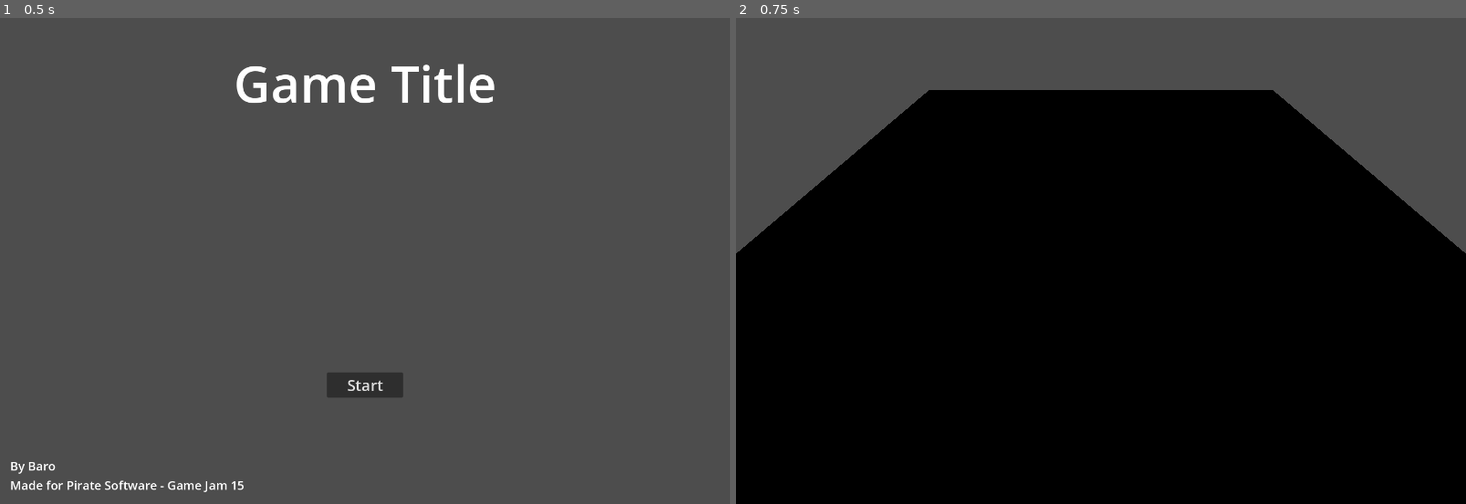
Above: before the commit, frames 1-2 (left to right).
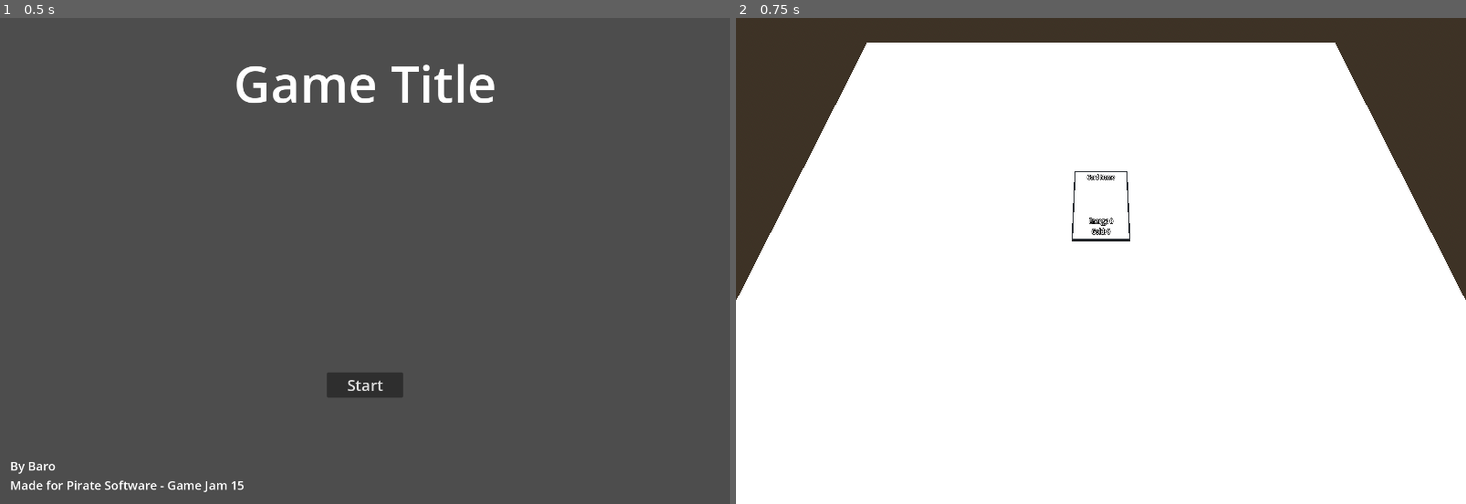
Above: after the commit, the same moments.

Repository: Barodas/game-jam-pirate-software-15
Game: Godot game, scene res://scenes/start_menu.tscn
Same seed, same stepped clock (60 frames per second), same inputs: the game is played once before the commit and once after it.
Inputs:
- Up to frame 1 (0.5 s): no input
- Up to frame 2 (0.75 s): click "Start" at 0.5 s

Frame 1 is identical in both runs. In frame 2, 100% of the frame differs, in the area x 0-100%, y 0-100%.

Commit message:
Added Card
- Added mouse detection and highlighting to cards

Diff:
--- a/project.godot
+++ b/project.godot
@@ -32,6 +32,16 @@
 "events": [Object(InputEventKey,"resource_local_to_scene":false,"resource_name":"","device":-1,"window_id":0,"alt_press …(182 unchanged characters)…
 ]
 }
+mouse_left={
+"deadzone": 0.5,
+"events": [Object(InputEventMouseButton,"resource_local_to_scene":false,"resource_name":"","device":-1,"window_id":0,"alt_pressed":false,"shift_pressed":false,"ctrl_pressed":false,"meta_pressed":false,"button_mask":1,"position":Vector2(264, 20),"global_position":Vector2(268, 61),"factor":1.0,"button_index":1,"canceled":false,"pressed":true,"double_click":false,"script":null)
+]
+}
+mouse_right={
+"deadzone": 0.5,
+"events": [Object(InputEventMouseButton,"resource_local_to_scene":false,"resource_name":"","device":-1,"window_id":0,"alt_pressed":false,"shift_pressed":false,"ctrl_pressed":false,"meta_pressed":false,"button_mask":2,"position":Vector2(246, 16),"global_position":Vector2(250, 57),"factor":1.0,"button_index":2,"canceled":false,"pressed":true,"double_click":false,"script":null)
+]
+}
 
 [rendering]
 
--- /dev/null
+++ b/scenes/card.tscn
@@ -0,0 +1,58 @@
+[gd_scene load_steps=7 format=3 uid="uid://cfcyp6ygd7myq"]
+
+[ext_resource type="Script" path="res://scripts/card.gd" id="1_5kcb4"]
+
+[sub_resource type="BoxMesh" id="BoxMesh_55re0"]
+
+[sub_resource type="BoxShape3D" id="BoxShape3D_khsdi"]
+size = Vector3(1.2, 1.1, 1.2)
+
+[sub_resource type="StandardMaterial3D" id="StandardMaterial3D_fn5ty"]
+albedo_color = Color(0, 0, 0, 1)
+
+[sub_resource type="BoxMesh" id="BoxMesh_clpln"]
+
+[sub_resource type="StandardMaterial3D" id="StandardMaterial3D_w8ky8"]
+albedo_color = Color(0, 0, 1, 1)
+
+[node name="Card" type="MeshInstance3D"]
+transform = Transform3D(1, 0, 0, 0, 0.1, 0, 0, 0, 1.5, 0, 0, 0)
+mesh = SubResource("BoxMesh_55re0")
+script = ExtResource("1_5kcb4")
+
+[node name="StaticBody3D" type="StaticBody3D" parent="."]
+
+[node name="CollisionShape3D" type="CollisionShape3D" parent="StaticBody3D"]
+transform = Transform3D(1, 0, 0, 0, 1, 0, 0, 0, 1, 0, 0.1, 0)
+shape = SubResource("BoxShape3D_khsdi")
+
+[node name="NameLabel" type="Label3D" parent="."]
+transform = Transform3D(1, 0, 0, 0, -4.37114e-08, 1, 0, -1, -4.37114e-08, 0, 0.51, -0.423)
+text = "Card Name"
+font_size = 20
+outline_size = 8
+
+[node name="EnergyLabel" type="Label3D" parent="."]
+transform = Transform3D(1, 0, 0, 0, -4.37114e-08, 1, 0, -1, -4.37114e-08, 0, 0.51, 0.252)
+text = "Energy: 0"
+font_size = 20
+outline_size = 8
+
+[node name="GoldLabel" type="Label3D" parent="."]
+transform = Transform3D(1, 0, 0, 0, -4.37114e-08, 1, 0, -1, -4.37114e-08, 0, 0.51, 0.399)
+text = "Gold: 0"
+font_size = 20
+outline_size = 8
+
+[node name="Edge" type="MeshInstance3D" parent="."]
+transform = Transform3D(1.05, 0, 0, 0, 0.9, 0, 0, 0, 1.05, 0, 0, 0)
+material_override = SubResource("StandardMaterial3D_fn5ty")
+mesh = SubResource("BoxMesh_clpln")
+
+[node name="Border" type="MeshInstance3D" parent="."]
+transform = Transform3D(1.15, 0, 0, 0, 0.8, 0, 0, 0, 1.15, 0, 0, 0)
+material_override = SubResource("StandardMaterial3D_w8ky8")
+mesh = SubResource("BoxMesh_clpln")
+
+[connection signal="mouse_entered" from="StaticBody3D" to="." method="_on_static_body_3d_mouse_entered"]
+[connection signal="mouse_exited" from="StaticBody3D" to="." method="_on_static_body_3d_mouse_exited"]
--- a/scenes/game.tscn
+++ b/scenes/game.tscn
@@ -1,13 +1,33 @@
-[gd_scene load_steps=4 format=3 uid="uid://bu506fv4xr7e5"]
+[gd_scene load_steps=8 format=3 uid="uid://bu506fv4xr7e5"]
 
 [ext_resource type="Script" path="res://scripts/game.gd" id="1_lonwx"]
+[ext_resource type="PackedScene" uid="uid://cfcyp6ygd7myq" path="res://scenes/card.tscn" id="2_mwtr0"]
+
+[sub_resource type="ProceduralSkyMaterial" id="ProceduralSkyMaterial_pgm3m"]
+sky_horizon_color = Color(0.64625, 0.65575, 0.67075, 1)
+ground_horizon_color = Color(0.64625, 0.65575, 0.67075, 1)
+
+[sub_resource type="Sky" id="Sky_ujj2c"]
+sky_material = SubResource("ProceduralSkyMaterial_pgm3m")
+
+[sub_resource type="Environment" id="Environment_ehwq6"]
+background_mode = 2
+sky = SubResource("Sky_ujj2c")
+tonemap_mode = 2
 
 [sub_resource type="BoxMesh" id="BoxMesh_m024c"]
 
 [sub_resource type="BoxShape3D" id="BoxShape3D_tut34"]
 
-[node name="Game" type="Node"]
+[node name="Game" type="Node3D"]
 script = ExtResource("1_lonwx")
+
+[node name="WorldEnvironment" type="WorldEnvironment" parent="."]
+environment = SubResource("Environment_ehwq6")
+
+[node name="DirectionalLight3D" type="DirectionalLight3D" parent="."]
+transform = Transform3D(-0.866023, -0.433016, 0.250001, 0, 0.499998, 0.866027, -0.500003, 0.749999, -0.43301, 0, 0, 0)
+shadow_enabled = true
 
 [node name="UI" type="Control" parent="."]
 layout_mode = 3
@@ -16,6 +36,7 @@
 anchor_bottom = 1.0
 grow_horizontal = 2
 grow_vertical = 2
+mouse_filter = 2
 
 [node name="GameOver" type="MarginContainer" parent="UI"]
 visible = false
@@ -59,7 +80,7 @@
 [node name="World" type="Node3D" parent="."]
 
 [node name="GameBoard" type="MeshInstance3D" parent="World"]
-transform = Transform3D(10, 0, 0, 0, 1, 0, 0, 0, 10, 0, -0.5, 0)
+transform = Transform3D(12, 0, 0, 0, 1, 0, 0, 0, 10, 0, -0.5, 0)
 mesh = SubResource("BoxMesh_m024c")
 skeleton = NodePath("../..")
 
@@ -69,6 +90,6 @@
 shape = SubResource("BoxShape3D_tut34")
 
 [node name="Camera3D" type="Camera3D" parent="World"]
-transform = Transform3D(1, 0, 0, 0, 0.707107, 0.707107, 0, -0.707107, 0.707107, 0, 3, 5)
+transform = Transform3D(1, 0, 0, 0, 0.422618, 0.906308, 0, -0.906308, 0.422618, 0, 5, 3.5)
 
-[connection signal="pressed" from="UI/GameOver/MarginContainer/VBoxContainer/ReturnToMenuButton" to="." method="_on_return_to_menu_button_pressed"]
+[node name="Card" parent="World" instance=ExtResource("2_mwtr0")]
--- /dev/null
+++ b/scripts/card.gd
@@ -0,0 +1,70 @@
+extends MeshInstance3D
+
+@onready var _name_label = $NameLabel
+@onready var _energy_label = $EnergyLabel
+@onready var _gold_label = $GoldLabel
+@onready var _border = $Border
+
+var data
+var is_hovered = false
+var is_selected = false
+
+func _process(delta):
+	#var random = randi_range(0, 2)
+	#var col
+	#match random:
+		#0:
+			#col = Color(1,1,0)
+		#1:
+			#col = Color(0,1,0)
+		#2:
+			#col = Color(0,1,1)
+	#
+	#change_colour(col)
+	# Selection
+	if is_hovered && Input.is_action_pressed("mouse_left"):
+		is_selected = true
+	if is_selected && Input.is_action_pressed("mouse_right"):
+		is_selected = false
+
+	# Highlighting
+	if is_selected:
+		_border.show()
+		if is_hovered:
+			change_colour(Color(0,1,0))
+		else:
+			change_colour(Color(0,0,1))
+	else:
+		if is_hovered:
+			_border.show()
+			change_colour(Color(1,1,0))
+		else:
+			_border.hide()
+
+func _physics_process(delta):
+	#set_hovered(false)
+	pass
+
+func set_hovered(state: bool):
+	is_hovered = state
+
+func change_colour(col:Color):
+	var mat = _border.get_active_material(0)
+	mat.albedo_color = col
+
+static func create(info: CardData):
+	var scene = load("res://scenes/card.tscn")
+	var instance = scene.instance()
+	instance.data = info
+	instance._name_label.text = info.name
+	instance._energy_label.text = info.energy
+	instance._gold_label.text = info.gold
+	return instance
+
+func _on_static_body_3d_mouse_entered():
+	is_hovered = true
+	print("Card Mouse entered")
+
+func _on_static_body_3d_mouse_exited():
+	is_hovered = false
+	print("Card Mouse exited")
--- /dev/null
+++ b/scripts/card_data.gd
@@ -0,0 +1,14 @@
+class_name CardData
+
+var name: String
+var energy: int
+var gold: int
+
+static func create(name, energy, gold):
+	var card = CardData.new()
+	card.name = name
+	card.energy = energy
+	card.gold = gold
+	return card
+
+# Could maybe change this to be a single id with functions that return for name, energy, etc
--- a/scripts/game.gd
+++ b/scripts/game.gd
@@ -1,9 +1,37 @@
-extends Node
+extends Node3D
+
+enum CARD_TYPE {HERB_HEALTH, DUST_HEALTH, POTION_HEALTH}
+
+func create_card(type:CARD_TYPE):
+	var scene = load("res://scenes/card.tscn")
+	var instance = scene.instance()
+	instance.name
+	var info
+	match type:
+		CARD_TYPE.HERB_HEALTH:
+			info = CardData.create("Green Herb", 1, 0)
 
 func _unhandled_input(event):
 	if Input.is_action_just_pressed("quit"):
 		get_tree().change_scene_to_file("res://scenes/start_menu.tscn")
 
+func _ready():
+	randomize()
+
+func _physics_process(delta):
+	var space_state = get_world_3d().direct_space_state
+	var cam = $World/Camera3D
+	var mousepos = get_viewport().get_mouse_position()
+
+	var origin = cam.project_ray_origin(mousepos)
+	var end = origin + cam.project_ray_normal(mousepos) * 1000
+	var query = PhysicsRayQueryParameters3D.create(origin, end)
+	query.collide_with_areas = true
+
+	var result = space_state.intersect_ray(query)
+	print("Hit: ", result.collider.get_parent().name)
+	#if result.collider.get_parent().has_method("set_hovered"):
+	#	result.collider.get_parent().set_hovered(true)
 
 func _on_return_to_menu_button_pressed():
 	get_tree().change_scene_to_file("res://scenes/start_menu.tscn")
